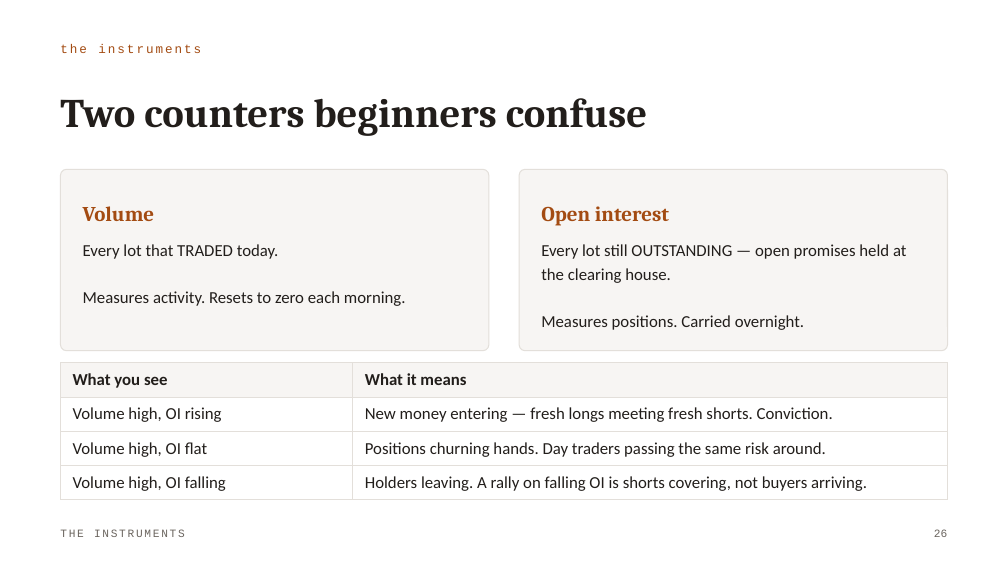
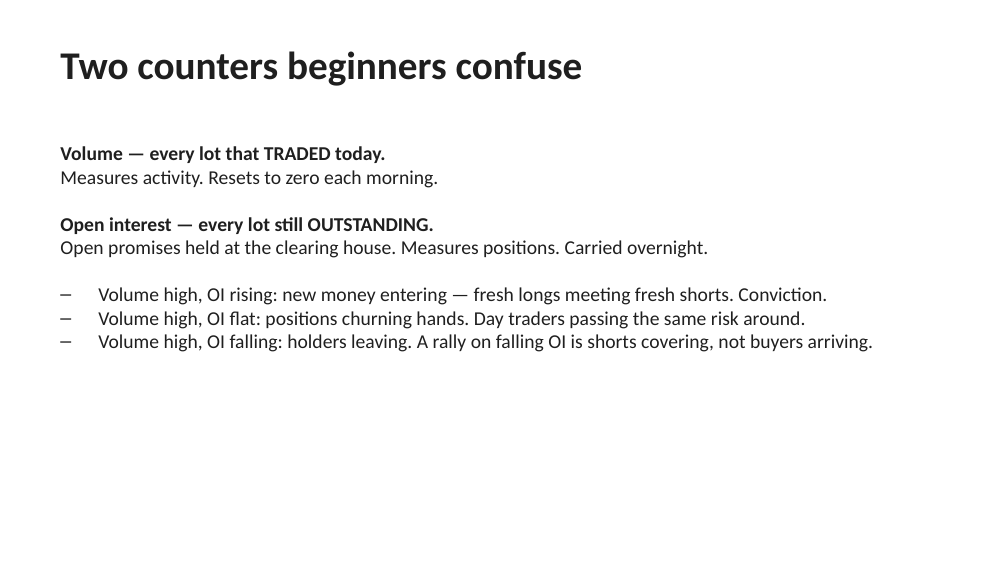
Before and after one commit to loic619/Commodity-trading-lecture, a slide deck: slide 27 of decks/Commodity-Trading-Module-1.pptx. Drawn at 1008x567 pixels with LibreOffice and Linux fonts; fonts in the diff are those of the drawing. Boxes give left, top, right and bottom in pixels: in the first picture for what was removed or moved away, otherwise in the second. Text is boxed around its words. In the diff, an @@ line names an element or a change of style, - is before the commit and + after.

```diff
--- a/decks/Commodity-Trading-Module-1.pptx
+++ b/decks/Commodity-Trading-Module-1.pptx
@@ text "Two counters beginners confuse": place and size @@
-text "Two counters beginners confuse" at (60, 98, 647, 136)
+text "Two counters beginners confuse" at (60, 51, 583, 86)
@@ text "Two counters beginners confuse" at (60, 51, 583, 86): size 29 to 28 pt, font Cambria to Calibri, text colour #221E1B to #1F1F1F; line spacing 32pt to 1; vertical alignment middle to top @@
@@ text removed at (60, 44, 201, 53) @@
-the instruments
@@ text added at (60, 146, 873, 352), 14 pt, text #1F1F1F @@
+Volume — every lot that TRADED today.
+Measures activity. Resets to zero each morning.
+Open interest — every lot still OUTSTANDING.
+Open promises held at the clearing house. Measures positions. Carried overnight.
+– Volume high, OI rising: new money entering — fresh longs meeting fresh shorts. Conviction.
+– Volume high, OI flat: positions churning hands. Day traders passing the same risk around.
+– Volume high, OI falling: holders leaving. A rally on falling OI is shorts covering, not buyers arriving.
@@ rounded rectangle removed at (60, 169, 489, 351) @@
@@ rounded rectangle removed at (519, 169, 948, 351) @@
@@ text removed at (83, 206, 155, 221) @@
-Volume
@@ text removed at (541, 206, 669, 226) @@
-Open interest
@@ text removed at (83, 244, 406, 306) @@
-Every lot that TRADED today.
-Measures activity. Resets to zero each morning.
@@ text removed at (541, 244, 906, 330) @@
-Every lot still OUTSTANDING — open promises held at the clearing house.
-Measures positions. Carried overnight.
@@ table removed at (60, 363, 948, 495), 4 rows, 2 columns @@
-What you see | What it means
-Volume high, OI rising | New money entering — fresh longs meeting fresh shorts. Conviction.
-Volume high, OI flat | Positions churning hands. Day traders passing the same risk around.
-Volume high, OI falling | Holders leaving. A rally on falling OI is shorts covering, not buyers arriving.
@@ text removed at (60, 529, 185, 537) @@
-THE INSTRUMENTS
@@ text removed at (934, 529, 947, 537) @@
-26
```
Also in this commit, not shown: 46 other slides changed, 6 other files.
